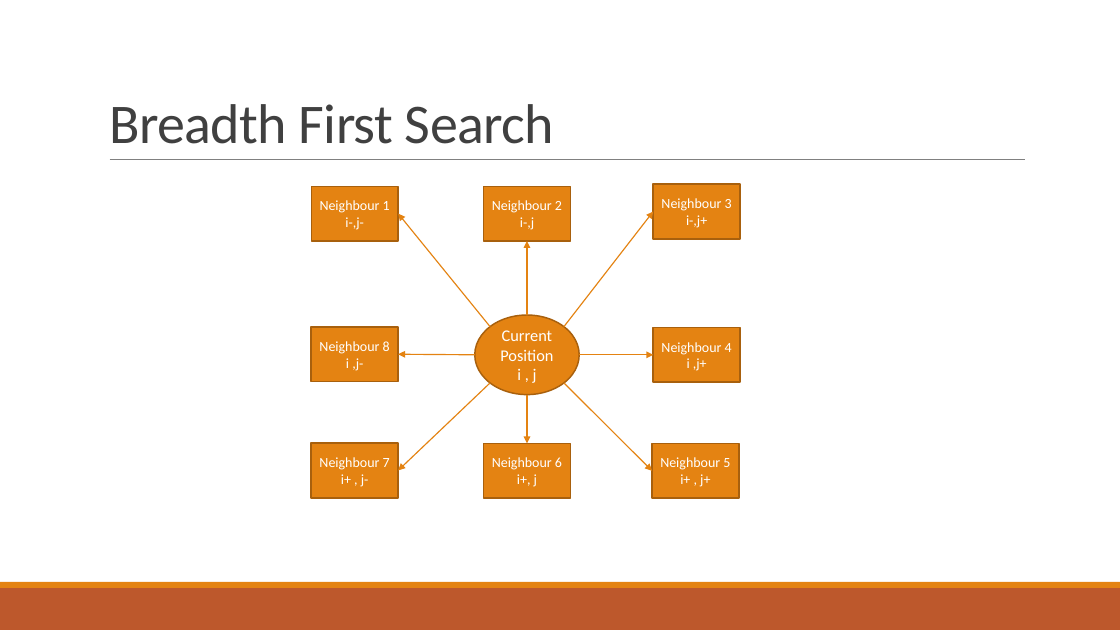
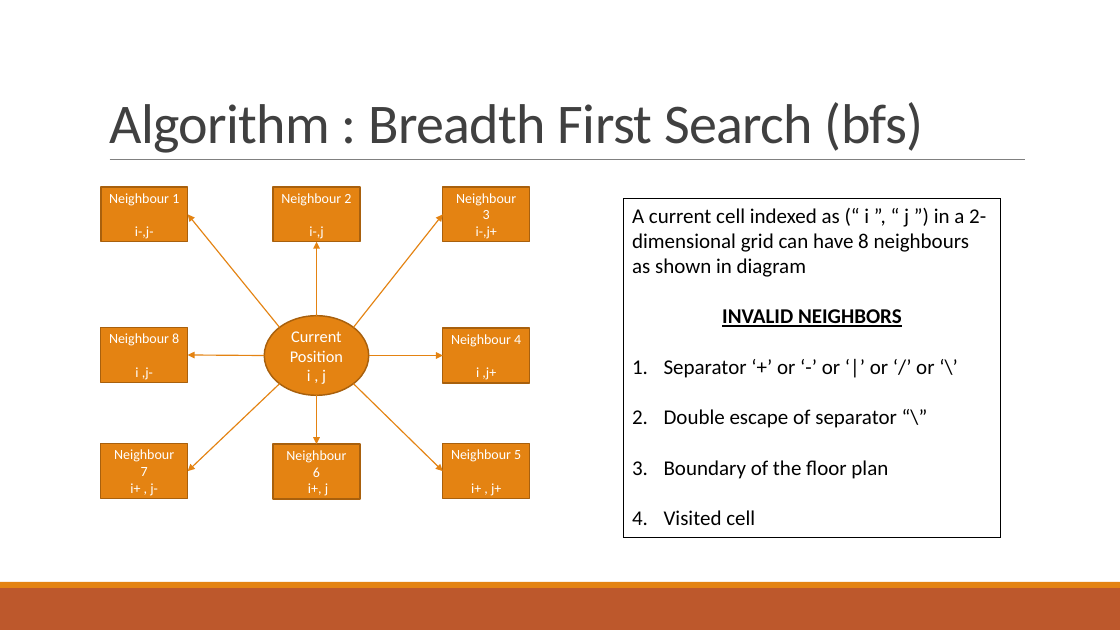
Before and after one commit to naveshkumar/bfs, a slide deck: slide 7 of solutionNaveshKumarDataScientist.pptx (slide 6 before the commit). Drawn at 1120x630 pixels with LibreOffice and Linux fonts; fonts in the diff are those of the drawing. Boxes give left, top, right and bottom in pixels: in the first picture for what was removed or moved away, otherwise in the second. Text is boxed around its words. In the diff, an @@ line names an element or a change of style, - is before the commit and + after.

Commit message:
Add files via upload
BFS solution for txt floor plan reading

```diff
--- a/solutionNaveshKumarDataScientist.pptx
+++ b/solutionNaveshKumarDataScientist.pptx
@@ title at bbox=[109, 102, 924, 153]: text changed @@
-Breadth First Search
+Algorithm : Breadth First Search (bfs)
@@ rectangle "Neighbour 3 i-,j+": place and size @@
-rectangle "Neighbour 3 i-,j+" at bbox=[654, 184, 740, 239]
+rectangle "Neighbour 3 i-,j+" at bbox=[443, 187, 529, 242]
@@ rectangle added at bbox=[624, 198, 1001, 538], outline #000000 0.75 pt, 18 pt, text #000000 @@
+A current cell indexed as (“ i ”, “ j ”) in a 2-dimensional grid can have 8 neighbours as shown in diagram
+INVALID NEIGHBORS
+1. Separator ‘+’ or ‘-’ or ‘|’ or ‘/’ or ‘\’
+2. Double escape of separator “\”
+3. Boundary of the floor plan
+4. Visited cell
@@ 8 arrows, 7 rectangles, 1 ellipse: place and size @@
-8 arrows, 7 rectangles, 1 ellipse at bbox=[312, 187, 740, 498]
+8 arrows, 7 rectangles, 1 ellipse at bbox=[101, 187, 529, 499]
```
Also in this commit, not shown: 5 other slides changed, 1 slide added, 1 slide removed, 3 other files.
